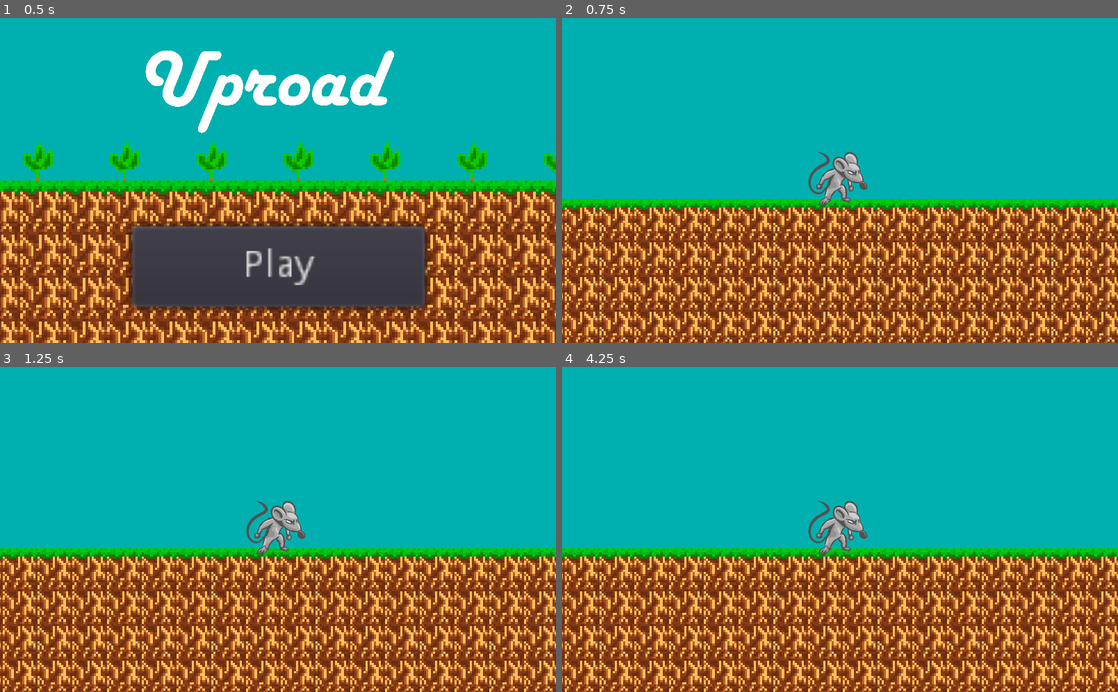
Above: before the commit, frames 1-4 (two rows, left to right).
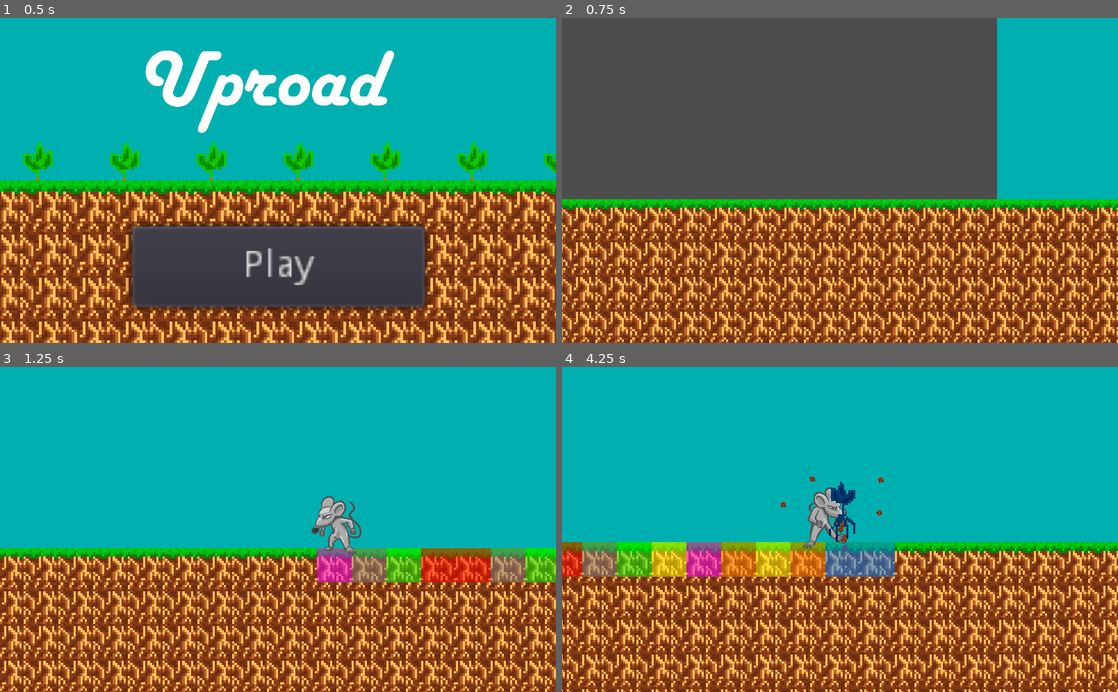
Above: after the commit, the same moments.

Repository: EndersteveGamer/GGJ-2023
Game: Godot game, scene res://Scene/Intro/Intro.tscn
Same seed, same stepped clock (60 frames per second), same inputs: the game is played once before the commit and once after it.
Inputs:
- Up to frame 1 (0.5 s): no input
- Up to frame 2 (0.75 s): click "Play" at 0.5 s
- Up to frame 3 (1.25 s): no input
- Up to frame 4 (4.25 s): hold Right (ui_right) 1.28-2.03 s; hold Down (ui_down) 2.03-2.78 s; hold Right (ui_right) 2.78-3.53 s; hold Up (ui_up) from 3.53 s (still down)

Frame 1 is identical in both runs. In frame 2, 74% of the frame differs, in the area x 0-100%, y 0-100%; in frame 3, 34%; in frame 4, 37%.
Error before the commit: Parse Error: The identifier "planting" isn't declared in the current scope. (res://Script/Rat.gd:210)

Commit message:
Retard fix

Diff:
--- a/The Other Godot Project/Scene/Rat.tscn
+++ b/The Other Godot Project/Scene/Rat.tscn
@@ -57,6 +57,57 @@
 "transitions": PoolRealArray( 0, 0, 0, 0, 0 ),
 "update": 0,
 "values": [ Vector2( -40, 10 ), Vector2( -35, 16 ), Vector2( -40, 8 ), Vector2( -35, 0 ), Vector2( -40, 10 ) ]
+}
+
+[sub_resource type="Animation" id=5]
+resource_name = "plant"
+tracks/0/type = "value"
+tracks/0/path = NodePath("Sprite:frame")
+tracks/0/interp = 1
+tracks/0/loop_wrap = true
+tracks/0/imported = false
+tracks/0/enabled = true
+tracks/0/keys = {
+"times": PoolRealArray( 0, 0.1, 0.2, 0.3, 0.4 ),
+"transitions": PoolRealArray( 0, 0, 0, 0, 0 ),
+"update": 1,
+"values": [ 0, 1, 2, 3, 4 ]
+}
+tracks/1/type = "value"
+tracks/1/path = NodePath("Sprite:hframes")
+tracks/1/interp = 1
+tracks/1/loop_wrap = true
+tracks/1/imported = false
+tracks/1/enabled = true
+tracks/1/keys = {
+"times": PoolRealArray( 0 ),
+"transitions": PoolRealArray( 0 ),
+"update": 1,
+"values": [ 5 ]
+}
+tracks/2/type = "value"
+tracks/2/path = NodePath("Sprite:texture")
+tracks/2/interp = 1
+tracks/2/loop_wrap = true
+tracks/2/imported = false
+tracks/2/enabled = true
+tracks/2/keys = {
+"times": PoolRealArray( 0 ),
+"transitions": PoolRealArray( 0 ),
+"update": 1,
+"values": [ ExtResource( 1 ) ]
+}
+tracks/3/type = "value"
+tracks/3/path = NodePath("Grab/Grabbed:position")
+tracks/3/interp = 1
+tracks/3/loop_wrap = true
+tracks/3/imported = false
+tracks/3/enabled = true
+tracks/3/keys = {
+"times": PoolRealArray( 0, 0.1, 0.2, 0.3, 0.4 ),
+"transitions": PoolRealArray( 0, 0, 0, 0, 0 ),
+"update": 0,
+"values": [ Vector2( 34, -24 ), Vector2( 26, -34 ), Vector2( -40, -40 ), Vector2( -40, 8 ), Vector2( 20, 28 ) ]
 }
 
 [sub_resource type="Animation" id=3]
@@ -172,7 +223,8 @@
 scale = Vector2( 0.5, 0.5 )
 z_index = 1
 texture = ExtResource( 1 )
-hframes = 6
+hframes = 5
+frame = 4
 
 [node name="Hitbox" type="CollisionShape2D" parent="."]
 visible = false
@@ -185,12 +237,13 @@
 shape = SubResource( 1 )
 
 [node name="Grabbed" type="Sprite" parent="Grab"]
-position = Vector2( -40, 10 )
+position = Vector2( 20, 28 )
 scale = Vector2( 4, 4 )
 z_index = 2
 
 [node name="AnimationPlayer" type="AnimationPlayer" parent="."]
 anims/idle = SubResource( 2 )
+anims/plant = SubResource( 5 )
 anims/run = SubResource( 3 )
 anims/uproot = SubResource( 4 )
 
--- a/The Other Godot Project/Script/Rat.gd
+++ b/The Other Godot Project/Script/Rat.gd
@@ -14,12 +14,15 @@
 var uproot=null #the plant the rat picked, if null the rat is empty handed
 var uprooting=0
 export var timeToUproot=0.7
+var planting=0
+export var timeToPlant=0.5
 
 var plantGray=preload("res://Sprite/Plantier plant of the 80s.png")
 var fruitSprte=preload("res://Sprite/Other Fruit of the 80s.png")
 var idle=preload("res://Sprite/idle.png")
 var run=preload("res://Sprite/run.png")
 var uprootAnimation=preload("res://Sprite/uproot.png")
+var plantAnimation=preload("res://Sprite/plant.png")
 var index=0
 
 func _ready():
@@ -72,77 +75,13 @@
 	if uproot!=null:
 		if uproot.grown:
 			if index==owner.start or index==owner.start+owner.tiles-1:
-				uproot.queue_free()
-				owner.tiles+=1
-				if index==owner.start:
-					owner.start-=1
-					owner.soilColor[owner.start]=uproot.color
-					owner.createSoil(owner.start)
-					owner.getUnlockParticles().position.x = owner.gridToPoint(owner.start)
-				else:
-					owner.soilColor[owner.start+owner.tiles-1]=uproot.color
-					owner.createSoil(owner.start+owner.tiles-1)
-					owner.getUnlockParticles().position.x = owner.gridToPoint(owner.start + owner.tiles - 1)
-				owner.getUnlockParticles().position.y = 64
-				owner.getUnlockParticles().color = owner.sins[owner.sinsIndex[uproot.color]]["color"]
-				owner.getUnlockParticles().emitting = true
-				if owner.sinsIndex[uproot.color]=="greed":
-					for i in range(owner.start,owner.start+owner.tiles-1):
-						if owner.soilColor[i]!=uproot.color:
-							if owner.grid[i]!=null:
-								owner.grid[i].growth+2
-				uproot=null
-				grabbed.texture=null
-				owner.plantSpawnCurrent+=owner.plantSpawnDecrement
+				planting=0.01
 				if touched==uproot:
 					touched=second
 				second=null
-				if owner.tiles >= owner.victory:
-					owner.endGame()
-				return
-		if index>=owner.start and index<=owner.start+owner.tiles:
+		else:
 			if not owner.gridHas(index):
-				uproot.visible=true
-				remove_child(uproot)
-				owner.add_child(uproot)
-				uproot.set_owner(owner)
-				owner.gridSet(index,uproot)
-				owner.gridStick(uproot)
-				grabbed.texture=null
-
-				owner.getDirtBury().position = uproot.position
-				owner.getDirtBury().emitting = true
-				owner.shakeCamera(0.25, 2)
-
-				if plantGetSinName(uproot)=="gluttony":
-					if not uproot.grown:
-						var steal=1
-						var previous=owner.grid[uproot.index-1]
-						var next=owner.grid[uproot.index+1]
-						if previous!=null and next!=null:
-							if uproot.growth+steal>uproot.timeToGrow:
-								steal=uproot.timeToGrow-uproot.growth
-							var sum=previous.growth+next.growth
-							if sum>steal:
-								steal=sum
-							uproot.growth+=steal
-							previous.growth-=steal/2
-							if previous.growth<0:
-								steal-=previous.growth
-								previous.growth=0
-							next.growth-=steal
-						else:
-							if previous==null:
-								previous=next
-							if previous!=null:
-								previous.growth-=steal
-								if previous.growth<0:
-									steal=-previous.growth
-									previous.growth=0
-								uproot.growth+=steal
-				if owner.soilColor[uproot.index]==uproot.color:
-					uproot.soil=true
-				uproot=null
+				planting=0.01
 				if touched==uproot:
 					touched=second
 				second=null
@@ -209,8 +148,13 @@
 func playerPlant(delta):
 	planting+=delta
 	deltaSpeed.x*=deceleration
+	print(str(planting))
 	if planting>timeToPlant:
+		owner.shakeCamera(0.25, 2)
 		planting=0
+		sprite.texture=idle
+		sprite.hframes=6
+		animator.play("idle")
 		if uproot.grown:
 				uproot.queue_free()
 				owner.tiles+=1
@@ -237,10 +181,7 @@
 				if owner.tiles >= owner.victory:
 					owner.endGame()
 				return
-		else: #kek
-			sprite.texture=idle
-			sprite.hframes=6
-			animator.play("idle")
+		else:
 			uproot.visible=true
 			remove_child(uproot)
 			owner.add_child(uproot)
@@ -285,6 +226,7 @@
 		sprite.texture=plantAnimation
 		sprite.hframes=5
 		animator.play("plant")
+		print("play")
 
 func _physics_process(delta):
 	if uproot!=null:
@@ -296,15 +238,18 @@
 	if uprooting>0:
 		playerUproot(delta)
 	else:
-		if abs(deltaSpeed.x)>0.1:
-			sprite.texture=run
-			sprite.hframes=9
-			animator.play("run")
-		else:
-			sprite.texture=idle
-			sprite.hframes=6
-			animator.play("idle")
-		playerMovement(delta)
+		if planting>0:
+			playerPlant(delta)
+		else:
+			if abs(deltaSpeed.x)>0.1:
+				sprite.texture=run
+				sprite.hframes=9
+				animator.play("run")
+			else:
+				sprite.texture=idle
+				sprite.hframes=6
+				animator.play("idle")
+			playerMovement(delta)
 	var terrainMin=owner.start*owner.gridWidth
 	var terrainMax=(owner.start+owner.tiles-1)*owner.gridWidth
 	if position.x<terrainMin:
Not shown: 1 places in The Other Godot Project/Scene/Rat.tscn that only renumber resources
Binary file changed: The Other Godot Project/Sprite/plant.png
